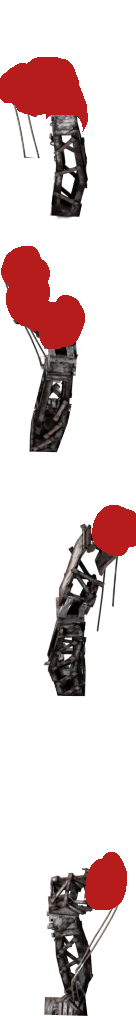
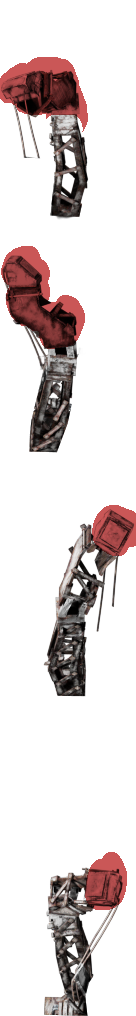
Layer changes from the first 136 x 1016 image to the second:
"tint": opacity 100% → 74%, blend lch hue → multiply over [0, 57, 136, 910]
added layer "train-stop-top-remnants.png copy" (addition, 48%) above "train-stop-top-remnants.png" over [0, 69, 135, 1016]
